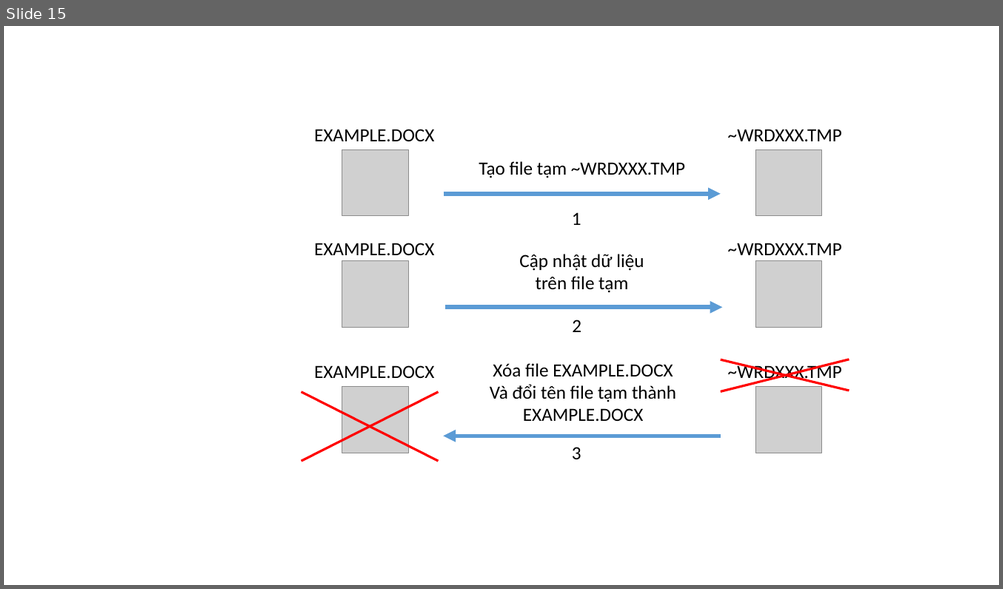
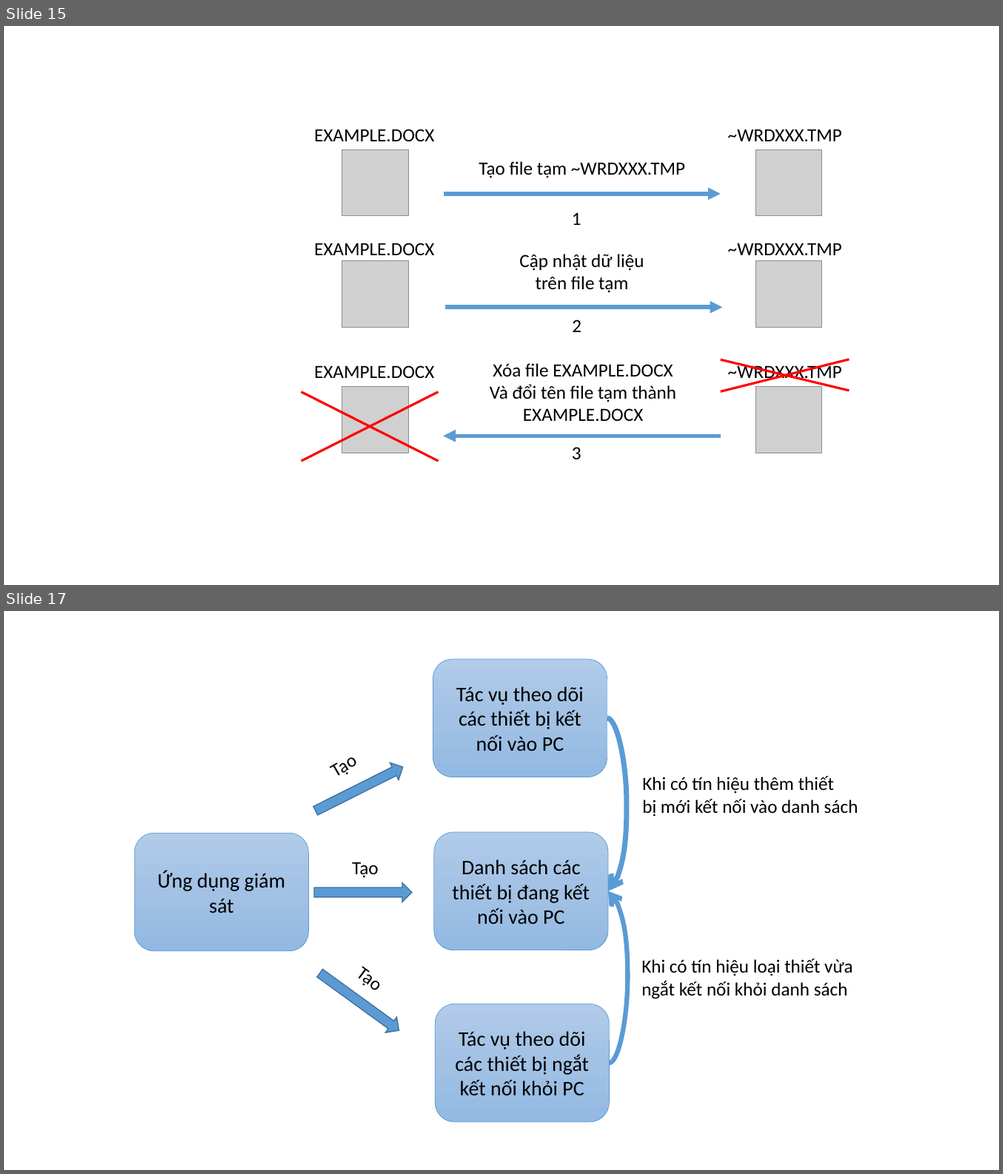
Before and after one commit to dotrungduchd/LUANVAN, a slide deck: Document/SODO.pptx. Shown one above the other, each under a label of ours: slide 15 before the commit, slides 15 and 17 after it; the slides between them are not shown. The pictures are 1003x589 and 1003x1174 pixels, drawn with LibreOffice and Linux fonts; fonts in the diff are those of the drawing; grey boxes stand for pictures. Boxes give left, top, right and bottom in pixels: in the first picture for what was removed or moved away, otherwise in the second. Text is boxed around its words. In the diff, an @@ line names an element or a change of style, - is before the commit and + after.

```diff
--- a/Document/SODO.pptx
+++ b/Document/SODO.pptx
@@ slide 17 added at [4,611,999,1170], background #FFFFFF @@
@@ rounded rectangle added at [433,659,607,777], fill gradient #B1CBE9 to #A3C1E5 to #93B9E4, outline #5B9BD5 0.5 pt, 20 pt, text #000000 @@
+Tác vụ theo dõi các thiết bị kết nối vào PC
@@ curved arrow added from (607, 718) to (609, 891), #5B9BD5 5 pt @@
@@ right arrow added at [311,759,407,820], fill #5B9BD5, outline #43739E 1 pt @@
@@ text added at [336,758,358,775], 18 pt, text #000000 @@
+Tạo
@@ text added at [642,776,858,817], 18 pt, text #000000 @@
+Khi có tín hiệu thêm thiết
+bị mới kết nối vào danh sách
@@ rounded rectangle added at [434,832,608,951], fill gradient #B1CBE9 to #A3C1E5 to #93B9E4, outline #5B9BD5 0.5 pt, 20 pt, text #000000 @@
+Danh sách các thiết bị đang kết nối vào PC
@@ rounded rectangle added at [134,833,308,951], fill gradient #B1CBE9 to #A3C1E5 to #93B9E4, outline #5B9BD5 0.5 pt, 20 pt, text #000000 @@
+Ứng dụng giám sát
@@ text added at [352,862,378,878], 18 pt, text #000000 @@
+Tạo
@@ right arrow added at [314,883,412,903], fill #5B9BD5, outline #43739E 1 pt @@
@@ curved arrow added from (609, 1063) to (609, 891), #5B9BD5 4.5 pt @@
@@ right arrow added at [314,965,405,1039], fill #5B9BD5, outline #43739E 1 pt @@
@@ text added at [344,954,396,1003], 18 pt, text #000000 @@
+Tạo
@@ text added at [641,959,853,999], 18 pt, text #000000 @@
+Khi có tín hiệu loại thiết vừa
+ngắt kết nối khỏi danh sách
@@ rounded rectangle added at [435,1004,609,1122], fill gradient #B1CBE9 to #A3C1E5 to #93B9E4, outline #5B9BD5 0.5 pt, 20 pt, text #000000 @@
+Tác vụ theo dõi các thiết bị ngắt kết nối khỏi PC
```
Also in this commit, not shown: 1 slide changed, 6 other slides added, 1 other file.
